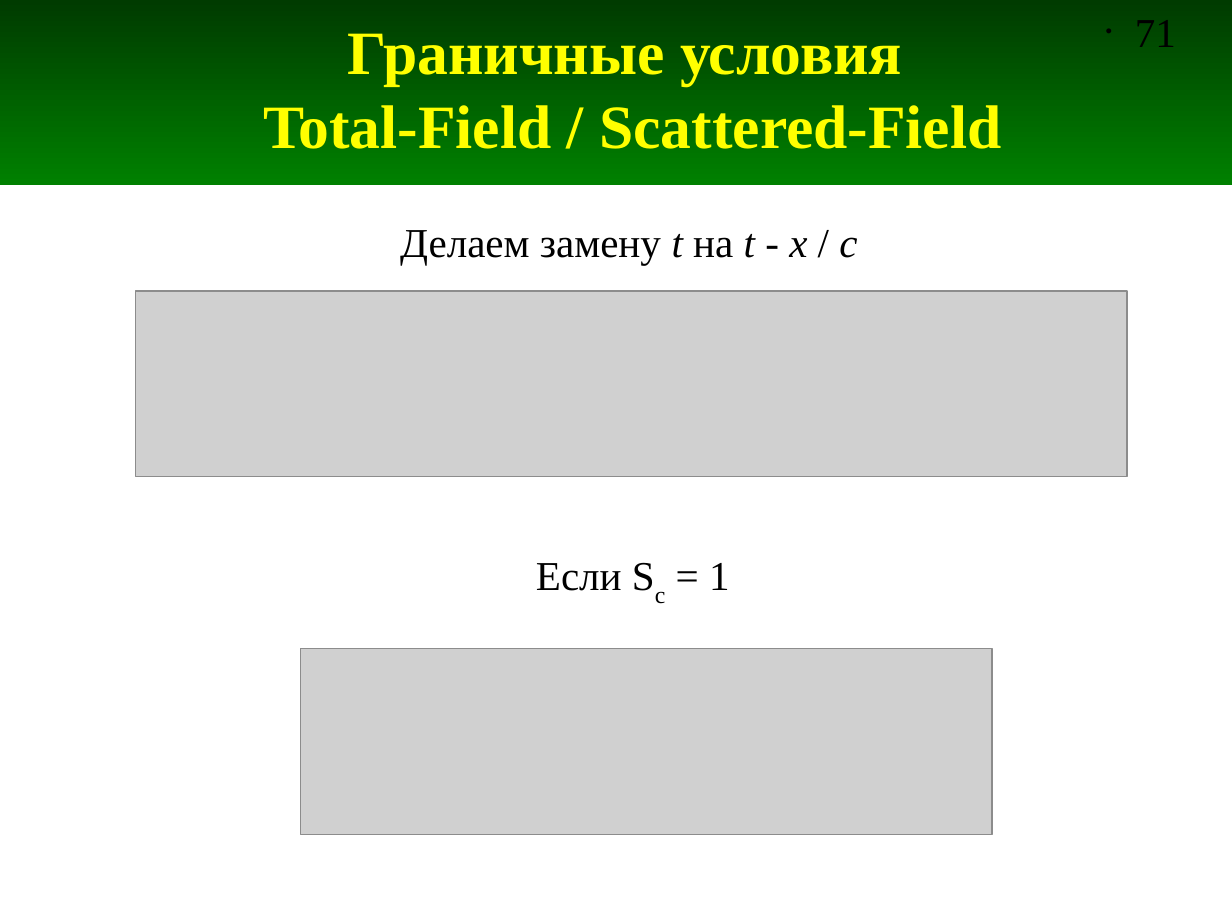
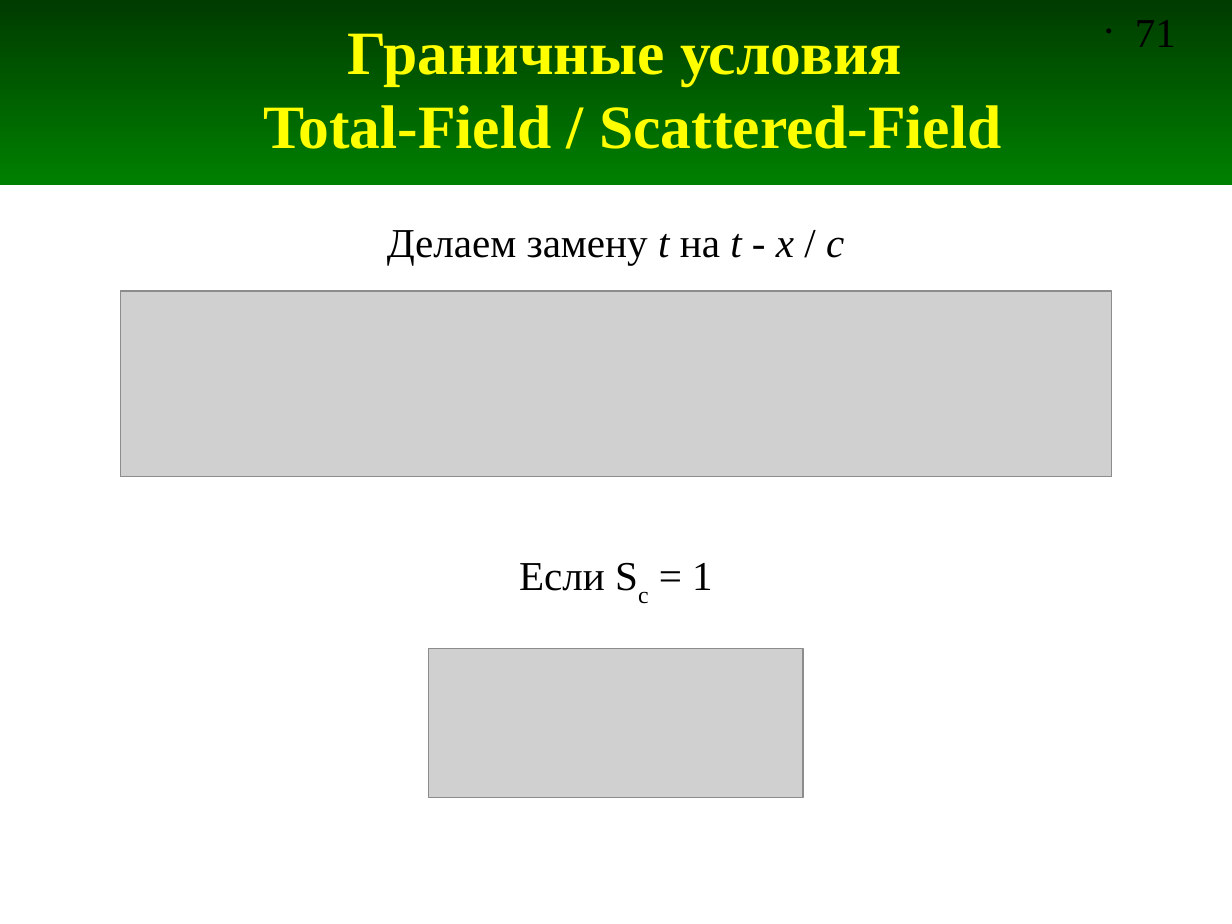
Before and after one commit to andris0147sv/modelling, a slide deck: slide 71 of presentations/2. FDTD.odp. Drawn at 1232x924 pixels with LibreOffice and Linux fonts; fonts in the diff are those of the drawing; grey boxes stand for pictures. Boxes give left, top, right and bottom in pixels: in the first picture for what was removed or moved away, otherwise in the second. Text is boxed around its words. In the diff, an @@ line names an element or a change of style, - is before the commit and + after.

```diff
--- a/presentations/2. FDTD.odp
+++ b/presentations/2. FDTD.odp
@@ 2 texts, 1 picture: place and size @@
-2 texts, 1 picture at <box>136,230,1127,591</box>
+2 texts, 1 picture at <box>121,230,1112,591</box>
@@ picture: place and size @@
-picture at <box>301,648,992,834</box>
+picture at <box>429,648,803,797</box>
```
Also in this commit, not shown: 6 slides added, 1 other file.
